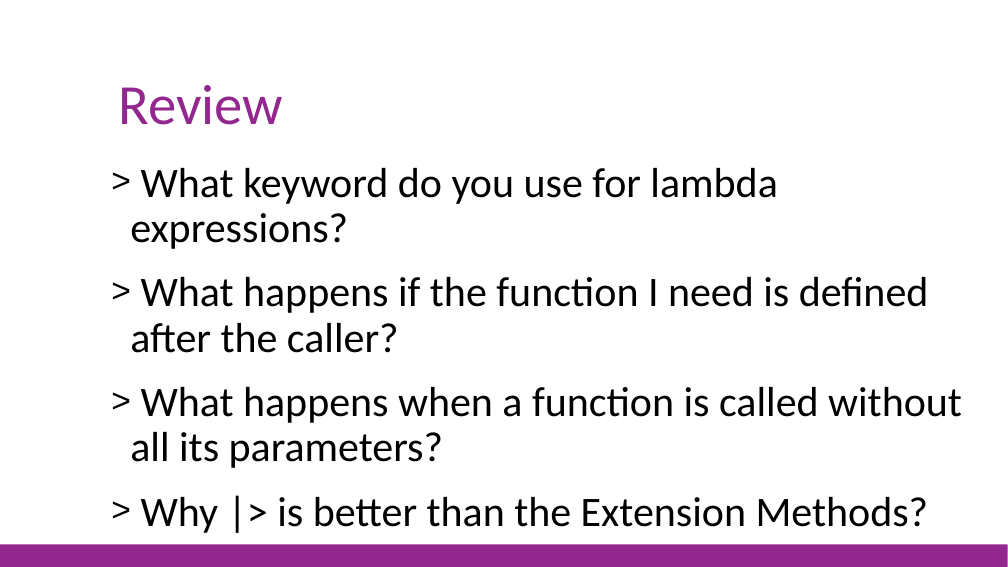
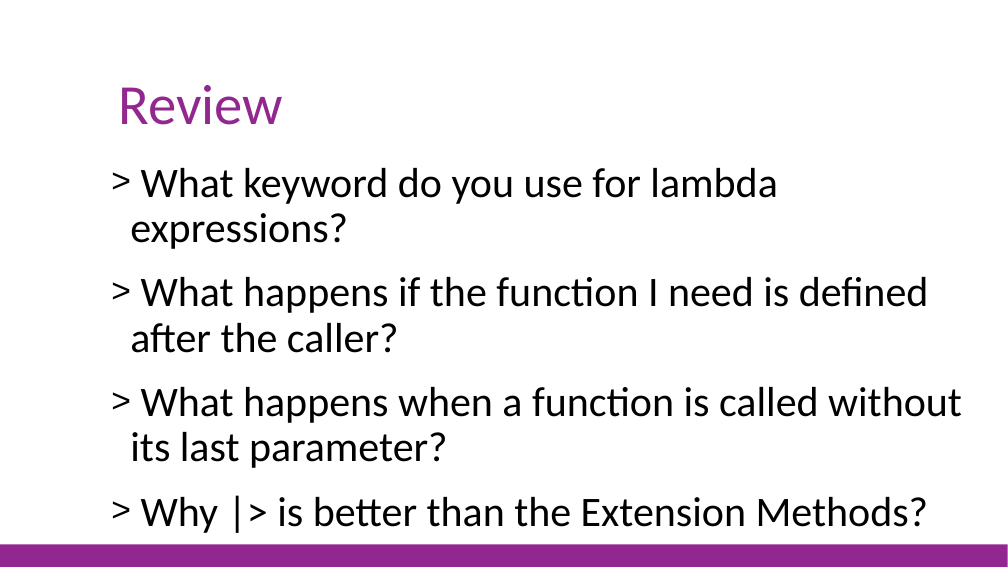
Before and after one commit to jorgef/fsharpworkshop, a slide deck: slide 43 of FSharpWorkshop_Slides.pptx. Drawn at 1008x567 pixels with LibreOffice and Linux fonts; fonts in the diff are those of the drawing. Boxes give left, top, right and bottom in pixels: in the first picture for what was removed or moved away, otherwise in the second. Text is boxed around its words. In the diff, an @@ line names an element or a change of style, - is before the commit and + after.

```diff
--- a/FSharpWorkshop_Slides.pptx
+++ b/FSharpWorkshop_Slides.pptx
@@ text at [130,387,962,468]: text changed @@
-> What happens when a function is called without all its parameters?
+> What happens when a function is called without its last parameter?
```
Also in this commit, not shown: 11 other slides changed, 22 other files.
